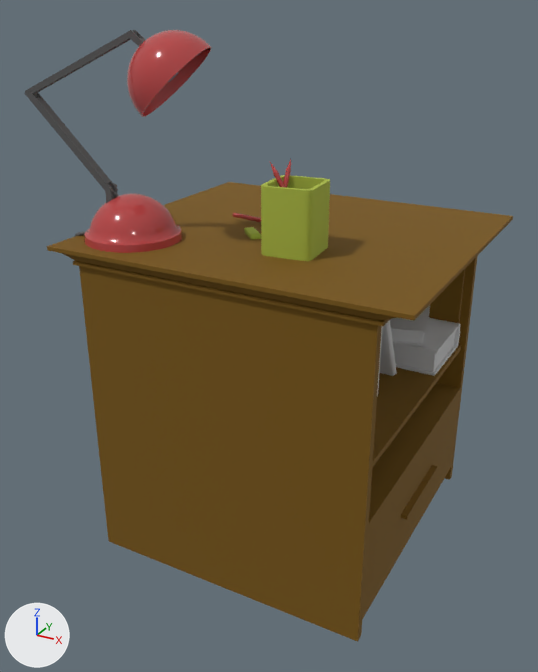
A saved change to the FBX model Ripple Effect/Assets/Resources/Models/RoomModels/RE_RBedNightStand.FBX.
One viewpoint serves both versions: a 50 mm lens placed at (0.96, -1.818, 1.516), pointed at (-0.009, -0.057, 0.635). The axes (+X, +Y, +Z) are drawn at lower left. The lights are the same throughout. Where no turn or scale is listed for an object, it has been applied to the vertices.

Names of what the first picture shows: 'RE_RBedNightStand'.
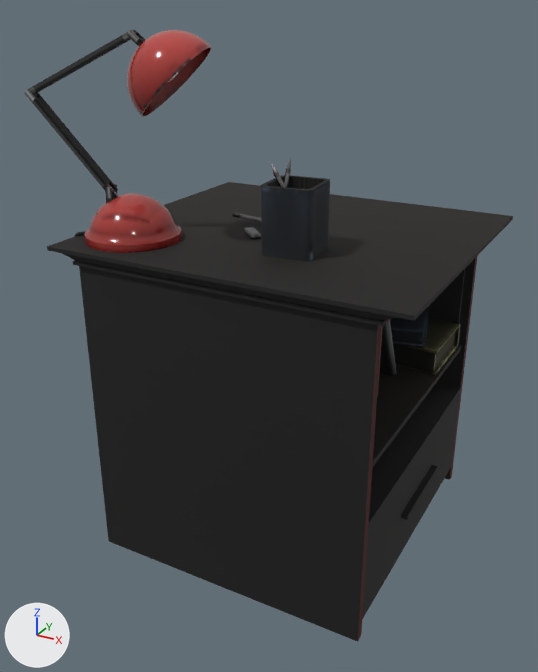
The change in detail:
Picture 'Albedo_Books.png' (img_albedo_books_png) is new.
Picture 'Albedo_Gloss.png' (img_albedo_gloss_png) is new.
Picture 'Albedo_Matte.png' (img_albedo_matte_png) is new.
Picture 'Albedo_Wood.png' (img_albedo_wood_png) is new.
In material 'Wood' (mat_wood), base_color is no longer (0.184, 0.0902, 0.0), dark yellow #775500.
In material 'Wood' (mat_wood), texture is now set to img_albedo_wood_png, with its transparency.
In material 'Matte' (mat_matte), base_color is no longer (0.388, 0.475, 0.051), green #a7b740.
In material 'Matte' (mat_matte), texture is now set to img_albedo_matte_png, with its transparency.
In material 'Gloss' (mat_gloss), base_color is no longer (0.478, 0.0588, 0.0588), red #b84545.
In material 'Gloss' (mat_gloss), texture is now set to img_albedo_gloss_png, with its transparency.
In material 'Books' (mat_books), base_color is no longer (0.588, 0.588, 0.588), light grey #cacaca.
In material 'Books' (mat_books), texture is now set to img_albedo_books_png, with its transparency.

Changed parts and their boxes [x1, y1, x2, y2] in the pictures (538 x 672 px):
'RE_RBedNightStand', surface changed (brown to black)
    both: [25, 30, 513, 642]
